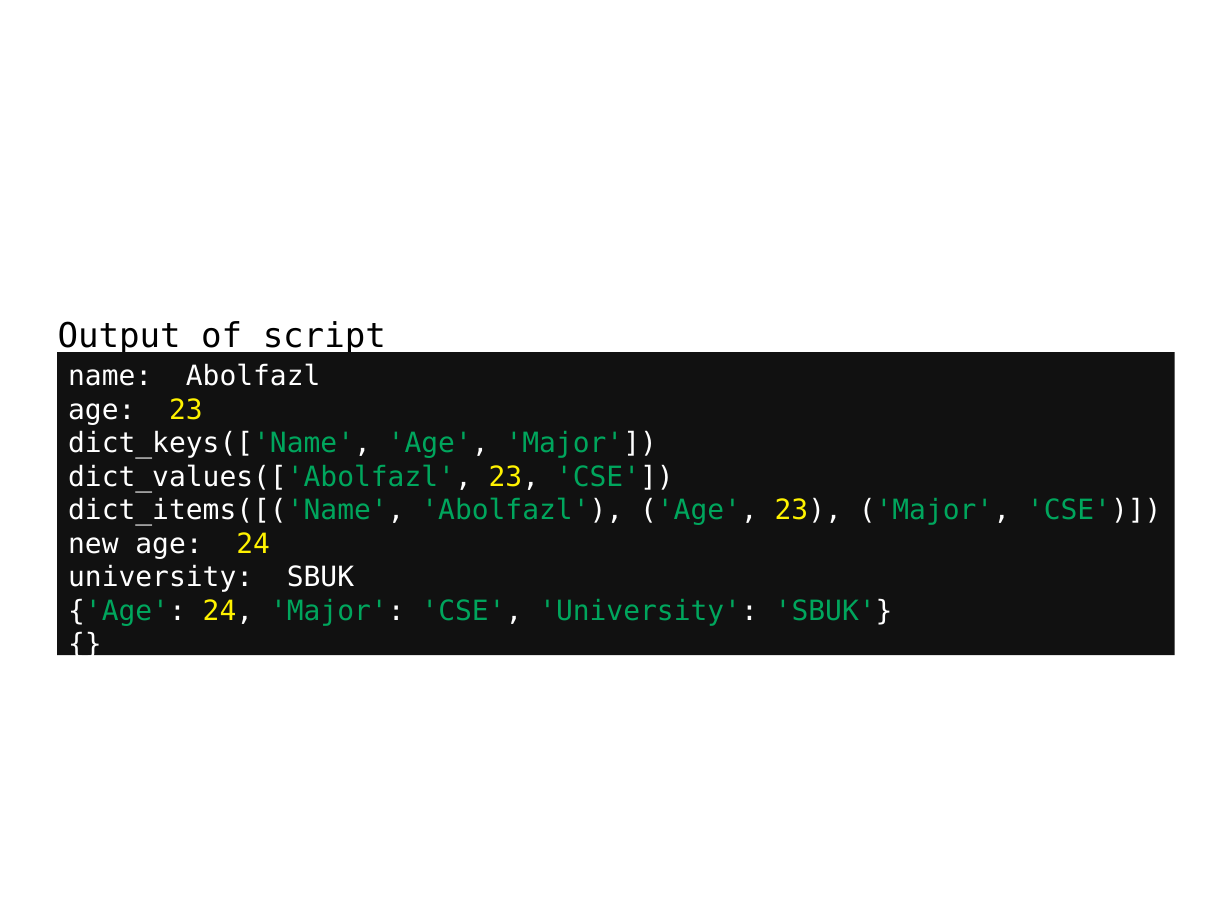
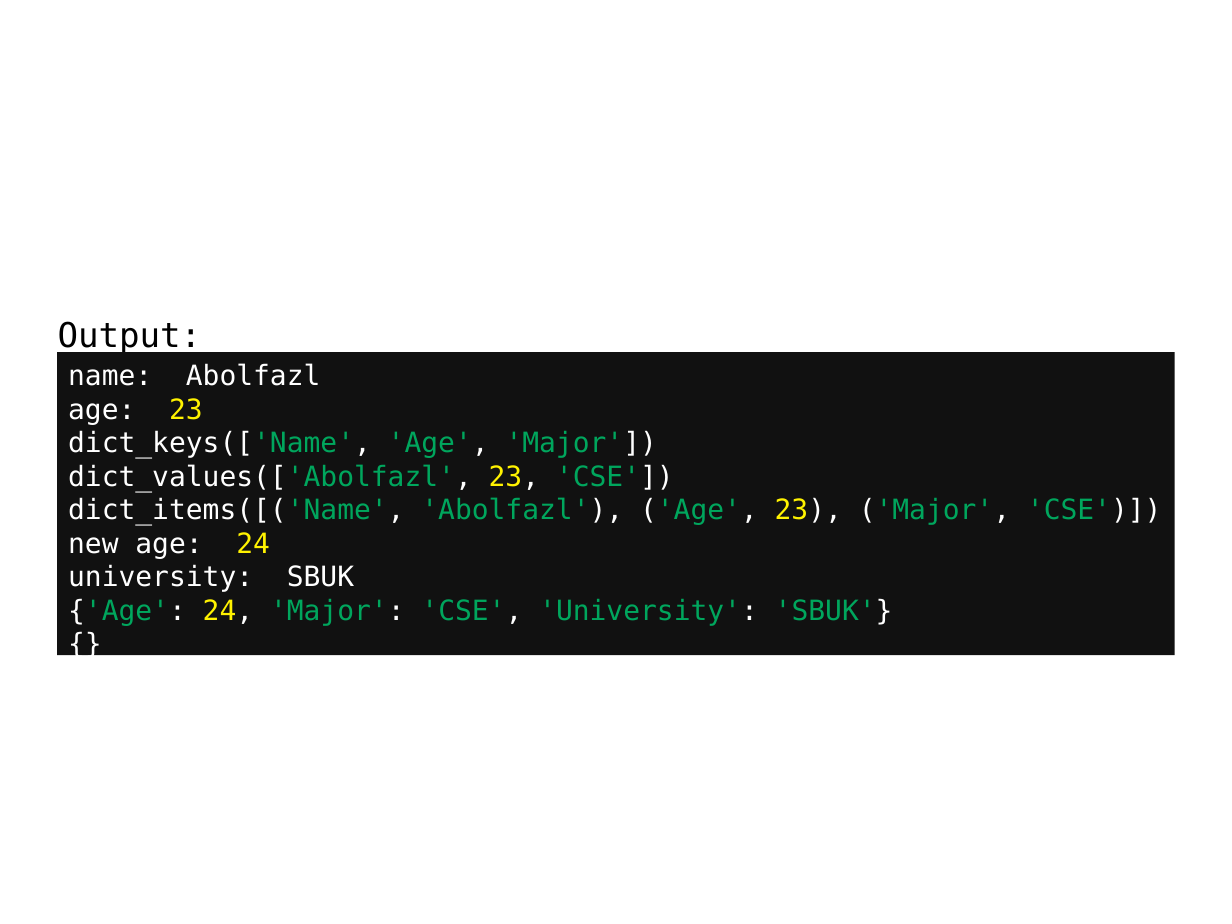
Before and after one commit to aasmpro/python3tutorials, a slide deck: slide 37 of python3tuturials.odp. Drawn at 1232x924 pixels with LibreOffice and Linux fonts; fonts in the diff are those of the drawing. Boxes give left, top, right and bottom in pixels: in the first picture for what was removed or moved away, otherwise in the second. Text is boxed around its words. In the diff, an @@ line names an element or a change of style, - is before the commit and + after.

```diff
--- a/python3tuturials.odp
+++ b/python3tuturials.odp
@@ text at (x1=58, y1=321, x2=202, y2=355): text changed @@
-Output of script
+Output:
```
Also in this commit, not shown: 5 other slides changed, 4 other files.
